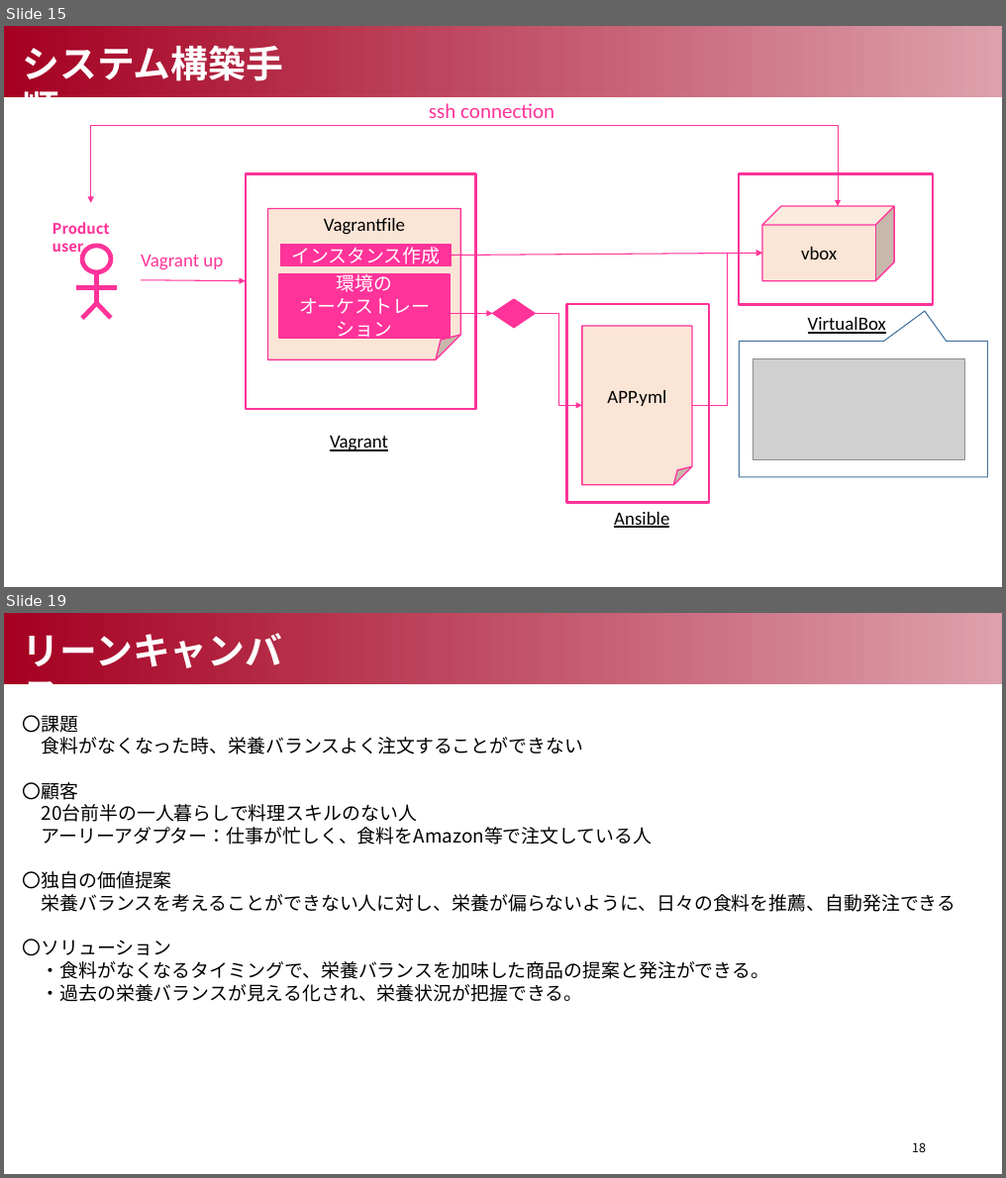
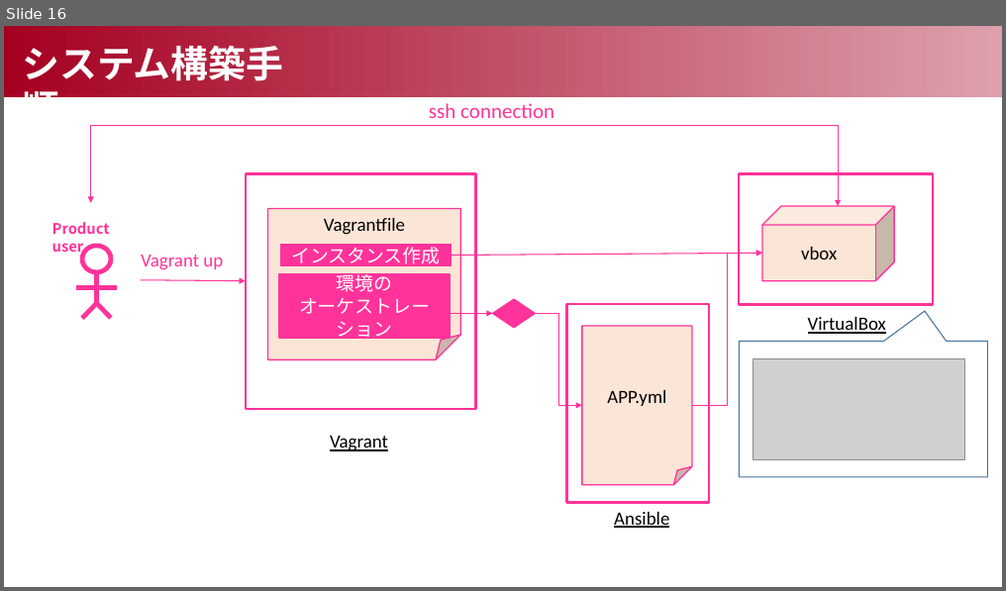
Before and after one commit to Smart-SE/sse2019-group5, a slide deck: spec/K1_group5_Presentation.pptx. Shown one above the other, each under a label of ours: slides 15 and 19 before the commit, slide 16 after it; the slides between them are not shown. The pictures are 1006x1178 and 1006x591 pixels, drawn with LibreOffice and Linux fonts; fonts in the diff are those of the drawing; grey boxes stand for pictures. Boxes give left, top, right and bottom in pixels: in the first picture for what was removed or moved away, otherwise in the second. Text is boxed around its words. In the diff, an @@ line names an element or a change of style, - is before the commit and + after.

```diff
--- a/spec/K1_group5_Presentation.pptx
+++ b/spec/K1_group5_Presentation.pptx
@@ slide 19 removed at <box>4,613,1002,1174</box>, background #FFFFFF @@
@@ rectangle removed at <box>4,613,1002,684</box> @@
@@ text removed at <box>23,633,283,720</box> @@
-リーンキャンバス
@@ text removed at <box>23,715,956,1002</box> @@
-〇課題
-食料がなくなった時、栄養バランスよく注文することができない
-〇顧客
-20台前半の一人暮らしで料理スキルのない人
-アーリーアダプター：仕事が忙しく、食料をAmazon等で注文している人
-〇独自の価値提案
-栄養バランスを考えることができない人に対し、栄養が偏らないように、日々の食料を推薦、自動発注できる
-〇ソリューション
-・食料がなくなるタイミングで、栄養バランスを加味した商品の提案と発注ができる。
-・過去の栄養バランスが見える化され、栄養状況が把握できる。
@@ page number removed at <box>912,1143,926,1153</box> @@
-18
@@ what was slide 15 is now slide 16 @@
```
Also in this commit, not shown: 8 slides changed, 2 slides added, 5 other slides removed.
